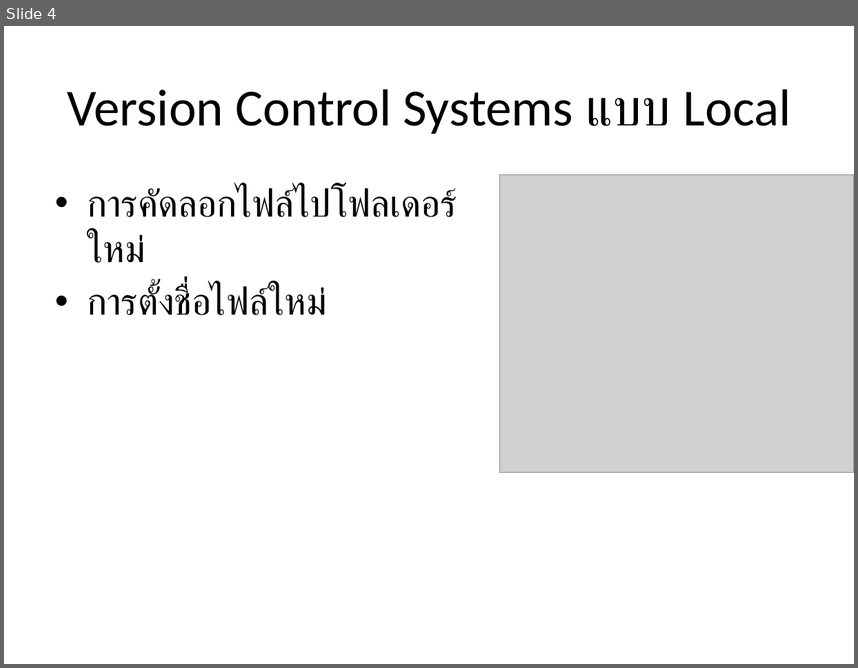
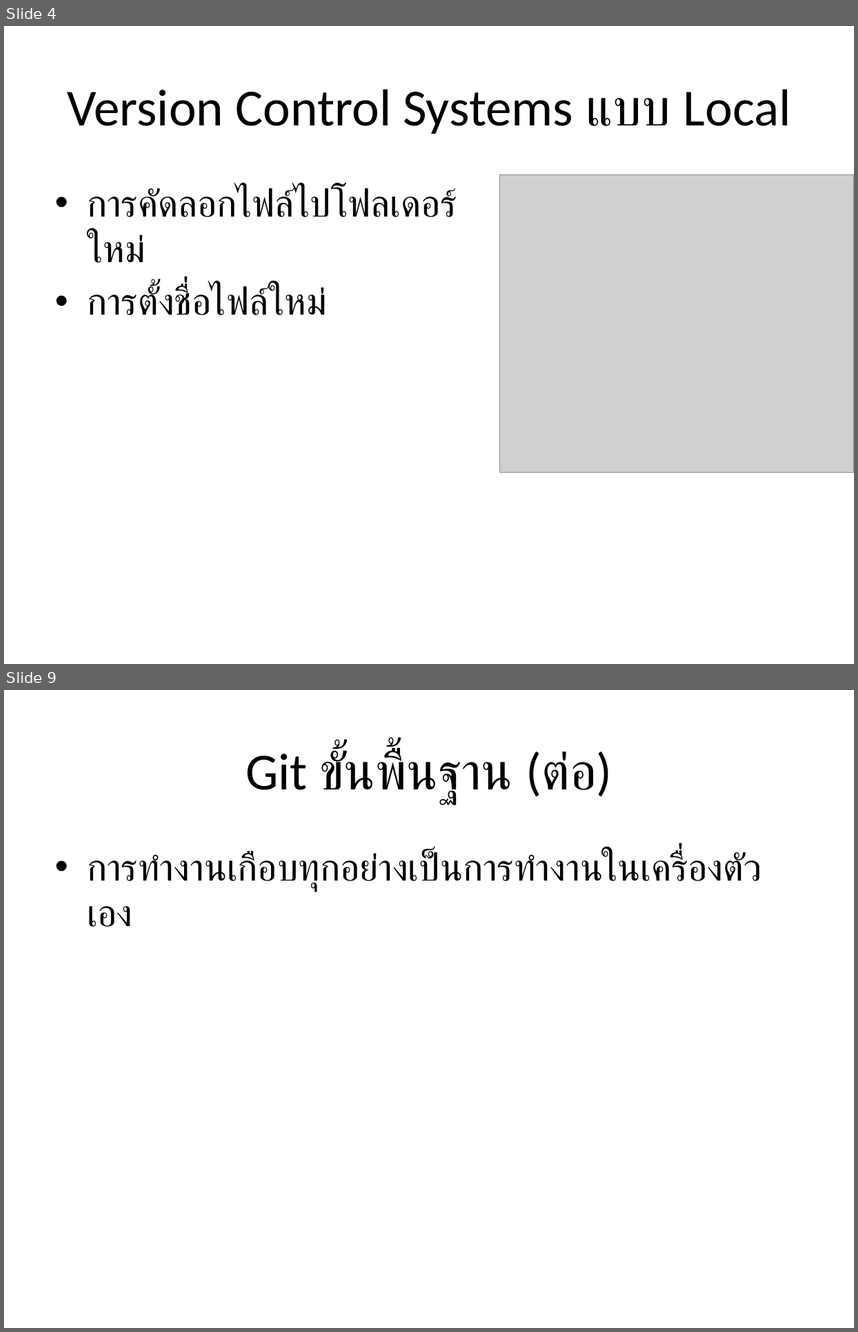
Before and after one commit to peerax/Presentation, a slide deck: git & versioncontrol.pptx. Shown one above the other, each under a label of ours: slide 4 before the commit, slides 4 and 9 after it; the slides between them are not shown. The pictures are 858x668 and 858x1332 pixels, drawn with LibreOffice and Linux fonts; fonts in the diff are those of the drawing; grey boxes stand for pictures. Boxes give left, top, right and bottom in pixels: in the first picture for what was removed or moved away, otherwise in the second. Text is boxed around its words. In the diff, an @@ line names an element or a change of style, - is before the commit and + after.

```diff
--- a/git & versioncontrol.pptx
+++ b/git & versioncontrol.pptx
@@ slide 9 added at [4,690,854,1328], background #FFFFFF @@
@@ title added at [245,749,612,802], 44 pt, text #000000 @@
+Git ขั้นพื้นฐาน (ต่อ)
@@ text added at [87,851,762,891], 32 pt, text #000000 @@
+• การทำงานเกือบทุกอย่างเป็นการทำงานในเครื่องตัวเอง
```
Also in this commit, not shown: 1 slide changed, 3 other slides added.
